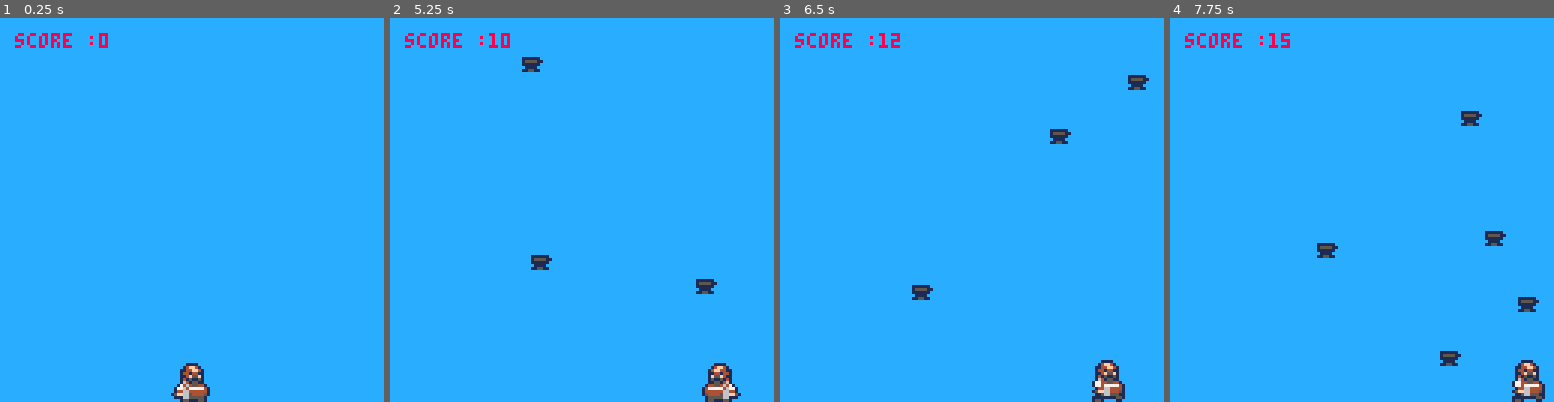
Above: before the commit, frames 1-4 (left to right).
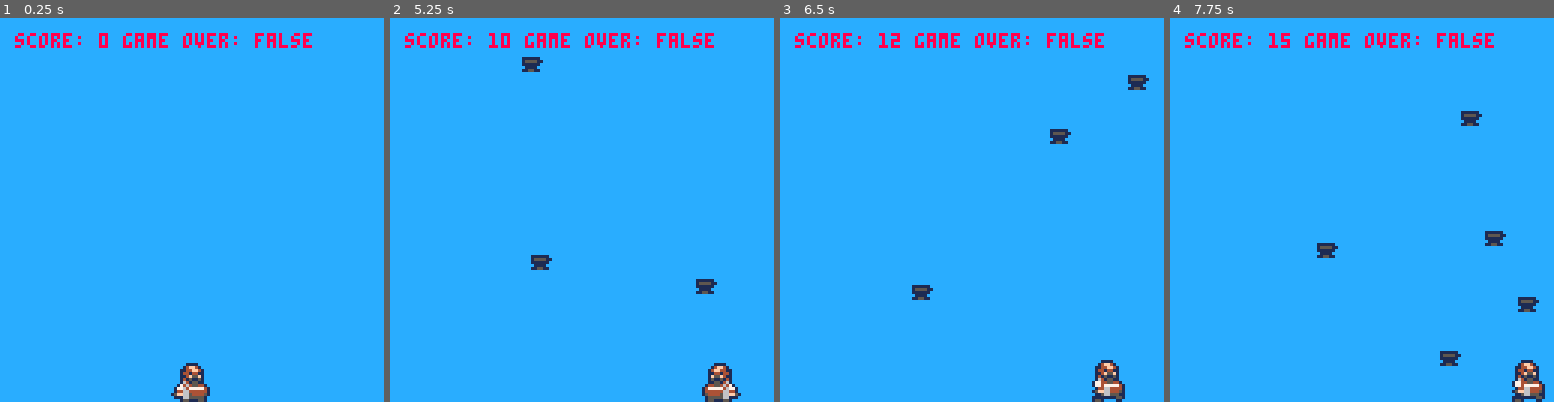
Above: after the commit, the same moments.

Repository: adamskopl/pico8
Game: PICO-8 cartridge episode1.p8
Same seed, same stepped clock (60 frames per second), same inputs: the game is played once before the commit and once after it.
Inputs:
- Up to frame 1 (0.25 s): no input
- Up to frame 2 (5.25 s): hold Right 1.6-2.1 s; hold Right 2.47-3.03 s; hold Left 3.08-3.58 s; hold Right 4.02-4.68 s; hold Left from 5.08 s (still down)
- Up to frame 3 (6.5 s): release Left at 5.68 s; hold Right from 6.08 s (still down)
- Up to frame 4 (7.75 s): release Right at 6.58 s; hold Right 6.63-7.13 s; hold Right from 7.5 s (still down)

The runs differ from the first frame. In frame 1, 0.8% of the frame differs, in the area x 20-82%, y 3-8%; in frame 2, 0.8%; in frame 3, 0.8%; in frame 4, 0.8%.

Commit message:
game over

Diff:
--- a/episode1.p8
+++ b/episode1.p8
@@ -5,6 +5,8 @@
 	player = {
 		x = 128/2 -8,
 		y = 128 - 16,
+		w = 16,
+		h = 16,
 		speed = 2,
 		frame = 1,
 		anim_dt = 0,
@@ -12,6 +14,7 @@
 	}
 	anvils = {}
 	score = 0
+	game_over = false
 end
 
 function _update()
@@ -32,7 +35,9 @@
 	if (#anvils < 5 and rnd(100) < 5) then
 		add(anvils, {
 			x = rnd(120),
-			y = 0
+			y = 0,
+			w = 8,
+			h = 8
 		})
 		score += 1
 	end
@@ -42,6 +47,12 @@
 		anvil.y = anvil.y + 2
 		if (anvil.y > 128) then
 			del(anvils, anvil)
+		end
+
+		-- collision
+		if check_collision(player,
+			anvil) then
+				game_over = true
 		end
 	end
 end
@@ -53,8 +64,11 @@
 	for anvil in all(anvils) do
 		spr(0, anvil.x, anvil.y,1,1)
 	end
-	print("score :" .. score,
-	5, 5, 8)
+	print("score: " .. score
+	.. " game over: " ..
+	tostr(game_over)
+	,
+		5, 5, 8)
 end
 
 function anim_player()
@@ -65,6 +79,14 @@
 			player.frame = 1
 		end
 	end
+end
+
+function check_collision(a, b)
+	return
+		a.x < b.x + b.w and
+		a.x + a.w > b.x and
+		a.y < b.y + b.h and
+		a.y + a.h > b.y
 end
 __gfx__
 00000000000000000000000000000000000000000000000000000000000000000000000000000000000000000000000000000000000000000000000000000000
